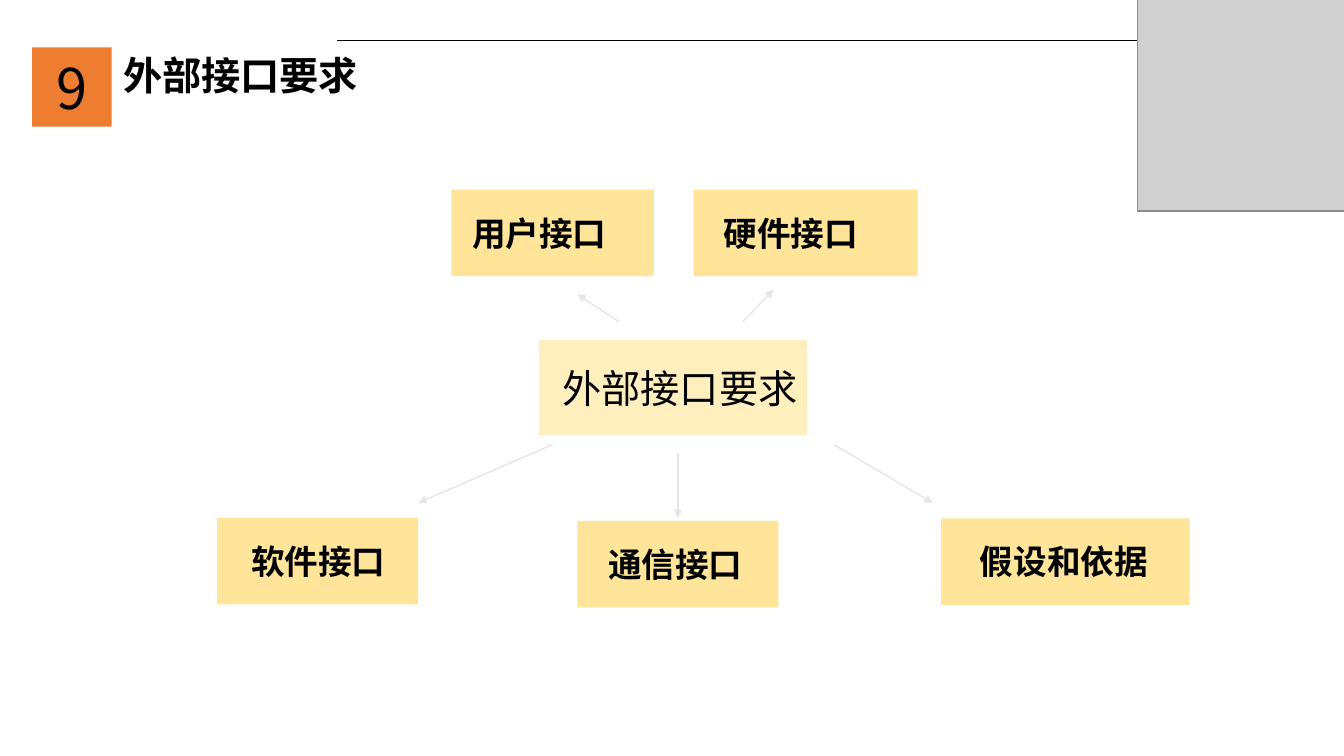
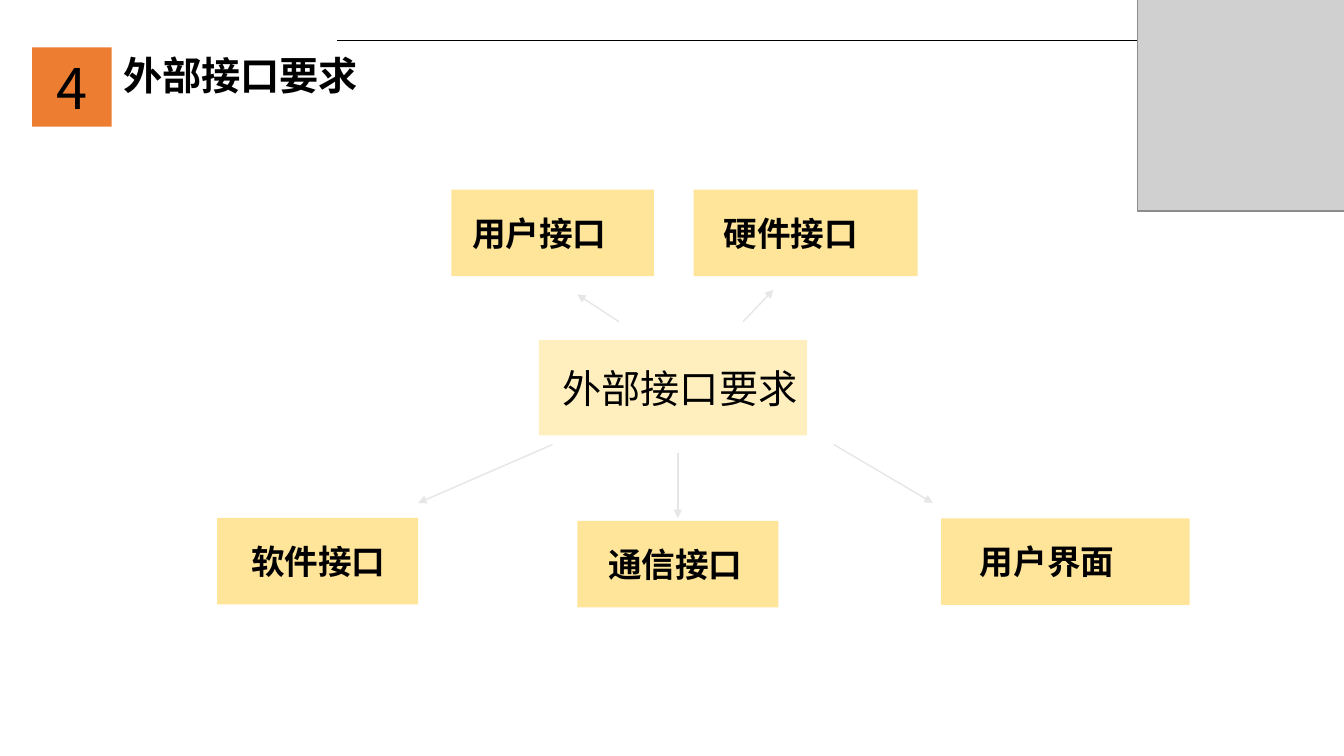
Before and after one commit to JanHonan/store, a slide deck: slide 18 of G2/软件工程系列课程教学辅助网站/非受控文档/温中磊/PRD2017-G2-软件需求规格说明ppt.pptx (slide 37 before the commit). Drawn at 1344x756 pixels with LibreOffice and Linux fonts; fonts in the diff are those of the drawing; grey boxes stand for pictures. Boxes give left, top, right and bottom in pixels: in the first picture for what was removed or moved away, otherwise in the second. Text is boxed around its words. In the diff, an @@ line names an element or a change of style, - is before the commit and + after.

```diff
--- a/G2/软件工程系列课程教学辅助网站/非受控文档/温中磊/PRD2017-G2-软件需求规格说明ppt.pptx
+++ b/G2/软件工程系列课程教学辅助网站/非受控文档/温中磊/PRD2017-G2-软件需求规格说明ppt.pptx
@@ text at [56, 68, 87, 109]: text changed @@
-9
+4
@@ text at [980, 545, 1114, 577]: text changed @@
-假设和依据
+用户界面
```
Also in this commit, not shown: 33 other slides changed, 5 slides added, 3 slides removed.
